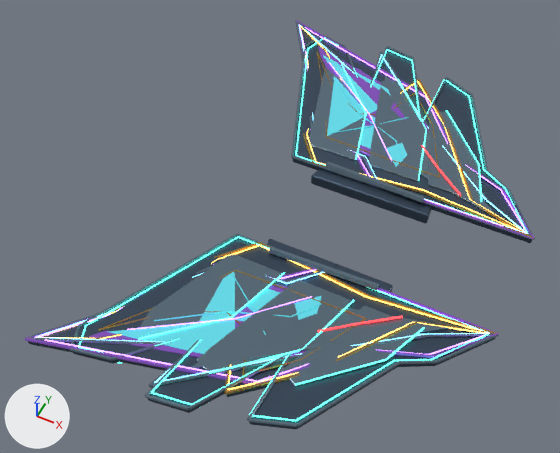
One commit to the glTF model art/blender/fittings/spectre/wings.glb: the scene before it, then after it.
Before and after are seen from a camera (50 mm lens) standing at (15.7, -51.9, 60.2) and looking at (-8.5, -3.5, -0.2). The axes (+X, +Y, +Z) are drawn at lower left. The lights are the same throughout. The picture after the commit comes second. Where no turn or scale is listed for an object, it has been applied to the vertices.

Names of what the first picture shows: 'w_phantom Champagne gold edging', 'w_phantom Fitting gunmetal', 'w_phantom w_phantom emitter', 'w_prism Cyan energy laminate', 'w_prism Fitting gunmetal', 'w_prism Violet prismatic glass', 'w_prism w_prism emitter', 'w_razor Brushed fitting edges', 'w_razor w_razor emitter', 'w_vane Brushed fitting edges', 'w_vane Fitting gunmetal', 'w_vane w_vane emitter' and 4 more.
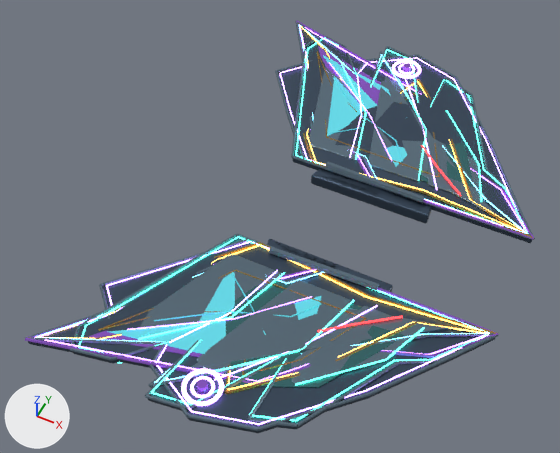
What changed in the scene script:
```text
Add mat_w_graviton_emitter:
    mat_w_graviton_emitter = principled_material('w_graviton emitter')
    mat_w_graviton_emitter.base_color = (0.62, 0.36, 1.0)  # purple #cea2ff
    mat_w_graviton_emitter.metallic = 0.1
    mat_w_graviton_emitter.roughness = 0.28
    mat_w_graviton_emitter.emission_color = (0.62, 0.36, 1.0)  # purple #cea2ff
    mat_w_graviton_emitter.emission_strength = 2.8
Add me_graviton_flux_line:
    me_graviton_flux_line.from_pydata(...)  # 1184 vertices, 2208 faces; spans x -17.3..17.3, y -27.2..27.2, z -1.7..1.7
    me_graviton_flux_line.materials.append(mat_w_graviton_emitter)  # purple #cea2ff, glowing purple #cea2ff
Add me_gravity_lens_core:
    me_gravity_lens_core.from_pydata(...)  # 40 vertices, 72 faces; spans x -0.5..0.5, y -25.1..25.1, z -0.4..0.4
    me_gravity_lens_core.materials.append(mat_violet_prismatic_glass)  # purple #8452bc
Add me_graviton_blade_inlay:
    me_graviton_blade_inlay.from_pydata(...)  # 140 vertices, 272 faces; spans x -8.9..8.9, y -23.3..23.3, z -0.9..0.9
    me_graviton_blade_inlay.materials.append(mat_phantom_blue_black_enamel)  # dark cyan #3e7376
Add me_card_profile_wing_spar_008:
    me_card_profile_wing_spar_008.from_pydata(...)  # 400 vertices, 784 faces; spans x -17.8..17.8, y -27.5..27.5, z -2.1..2.1
    me_card_profile_wing_spar_008.materials.append(mat_fitting_gunmetal)  # dark blue #415164
Add me_bevelled_perimeter_092:
    me_bevelled_perimeter_092.from_pydata(...)  # 284 vertices, 480 faces; spans x -18.0..18.0, y -27.7..27.7, z -1.4..1.4
    me_bevelled_perimeter_092.materials.append(mat_brushed_fitting_edges)  # greyish blue #6c8190
Add ob_w_graviton_w_graviton_emitter:
    ob_w_graviton_w_graviton_emitter = bpy.data.objects.new('w_graviton w_graviton emitter', me_graviton_flux_line)
    ob_w_graviton_w_graviton_emitter.location = (-2.3, 0.0, 0.65)
Add ob_w_graviton_violet_prismatic_glass:
    ob_w_graviton_violet_prismatic_glass = bpy.data.objects.new('w_graviton Violet prismatic glass', me_gravity_lens_core)
    ob_w_graviton_violet_prismatic_glass.location = (-5.23, 0.0, 2.25)
Add ob_w_graviton_phantom_blue_black_enamel:
    ob_w_graviton_phantom_blue_black_enamel = bpy.data.objects.new('w_graviton Phantom blue-black enamel', me_graviton_blade_inlay)
    ob_w_graviton_phantom_blue_black_enamel.location = (-0.03, 0.0, 0.63)
Add ob_w_graviton_fitting_gunmetal:
    ob_w_graviton_fitting_gunmetal = bpy.data.objects.new('w_graviton Fitting gunmetal', me_card_profile_wing_spar_008)
    ob_w_graviton_fitting_gunmetal.location = (-2.26, 0.0, 0.13)
Add ob_w_graviton_brushed_fitting_edges:
    ob_w_graviton_brushed_fitting_edges = bpy.data.objects.new('w_graviton Brushed fitting edges', me_bevelled_perimeter_092)
    ob_w_graviton_brushed_fitting_edges.location = (-2.25, 0.0, 1.07)
```

What differs and where, as boxes (x1, y1, x2, y2) in the pictures (560 x 453 px):
'w_graviton Fitting gunmetal', added
    after: (103, 57, 531, 433)
'w_graviton Phantom blue-black enamel', added
    after: (222, 83, 474, 388)
'w_graviton Brushed fitting edges', added
    after: (99, 54, 535, 431)
'w_graviton w_graviton emitter', added
    after: (106, 57, 526, 425)
'w_graviton Violet prismatic glass', added
    after: (196, 64, 411, 395)
